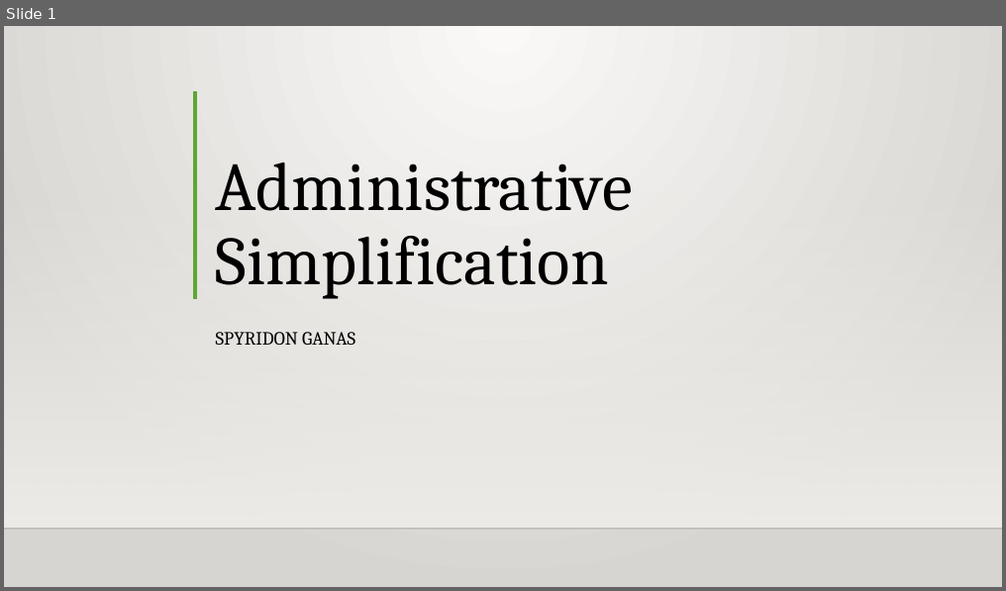
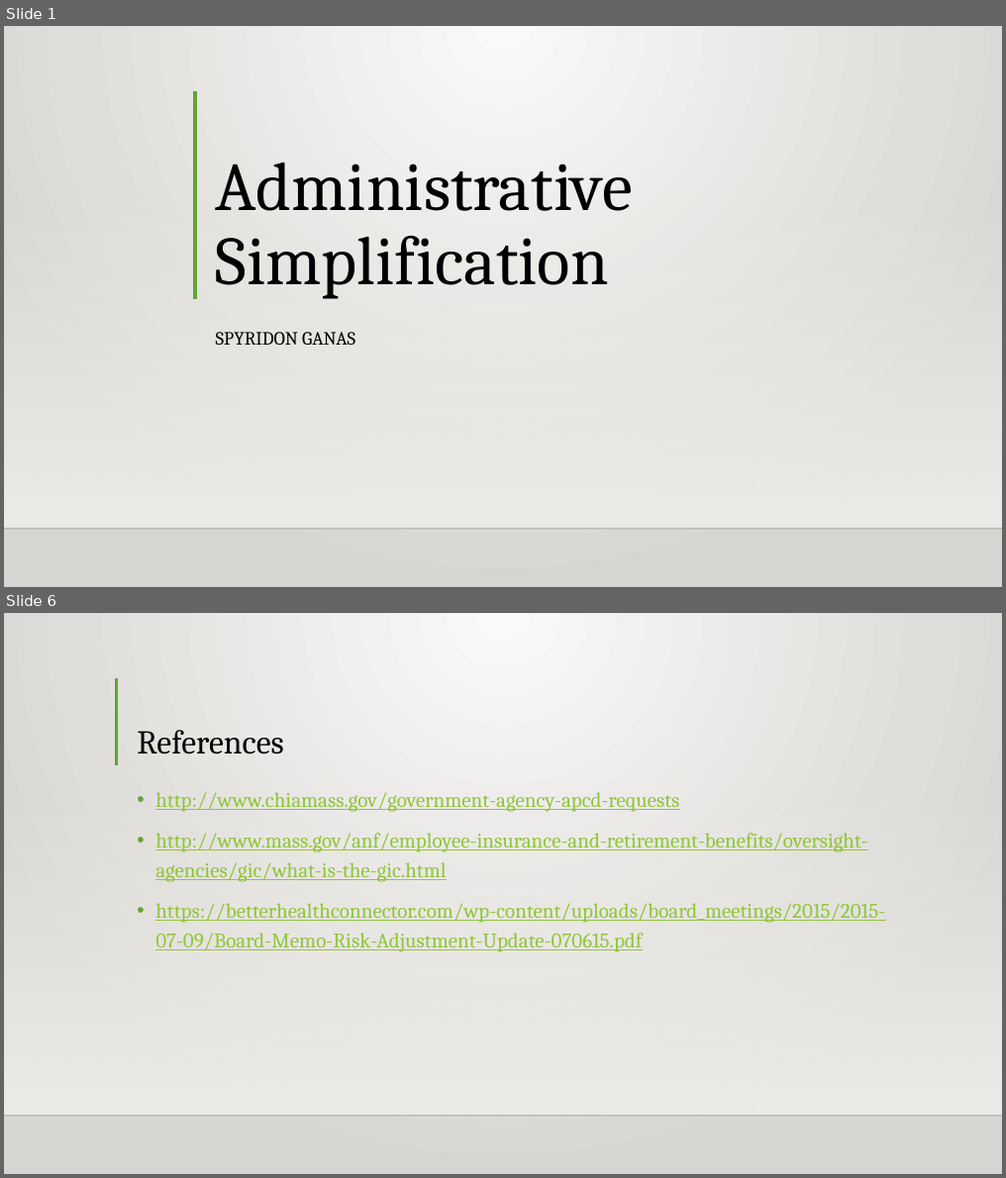
Before and after one commit to Intro-to-APCD/Intro-to-APCD.github.io, a slide deck: PowerPoints/Phase 2/010 Administrative Simplification.pptx. Shown one above the other, each under a label of ours: slide 1 before the commit, slides 1 and 6 after it; the slides between them are not shown. The pictures are 1006x591 and 1006x1178 pixels, drawn with LibreOffice and Linux fonts; fonts in the diff are those of the drawing; background and template pictures are left out. Boxes give left, top, right and bottom in pixels: in the first picture for what was removed or moved away, otherwise in the second. Text is boxed around its words. In the diff, an @@ line names an element or a change of style, - is before the commit and + after.

```diff
--- a/PowerPoints/Phase 2/010 Administrative Simplification.pptx
+++ b/PowerPoints/Phase 2/010 Administrative Simplification.pptx
@@ slide 6 added at [4, 613, 1002, 1174], background gradient #FAFAF9 to #D7D5D2; not listed: 2 template elements that a slide beside it also shows @@
@@ line added from (116, 678) to (116, 765), #5FA534 3 pt @@
@@ title added at [137, 730, 283, 755], 32 pt, text #000000 @@
+References
@@ text added at [155, 792, 885, 953], 20 pt, text #8FC639, underline @@
+• http://www.chiamass.gov/government-agency-apcd-requests
+• http://www.mass.gov/anf/employee-insurance-and-retirement-benefits/oversight-agencies/gic/what-is-the-gic.html
+• https://betterhealthconnector.com/wp-content/uploads/board_meetings/2015/2015-07-09/Board-Memo-Risk-Adjustment-Update-070615.pdf
```
Also in this commit, not shown: 4 other slides added, 5 slides removed.
